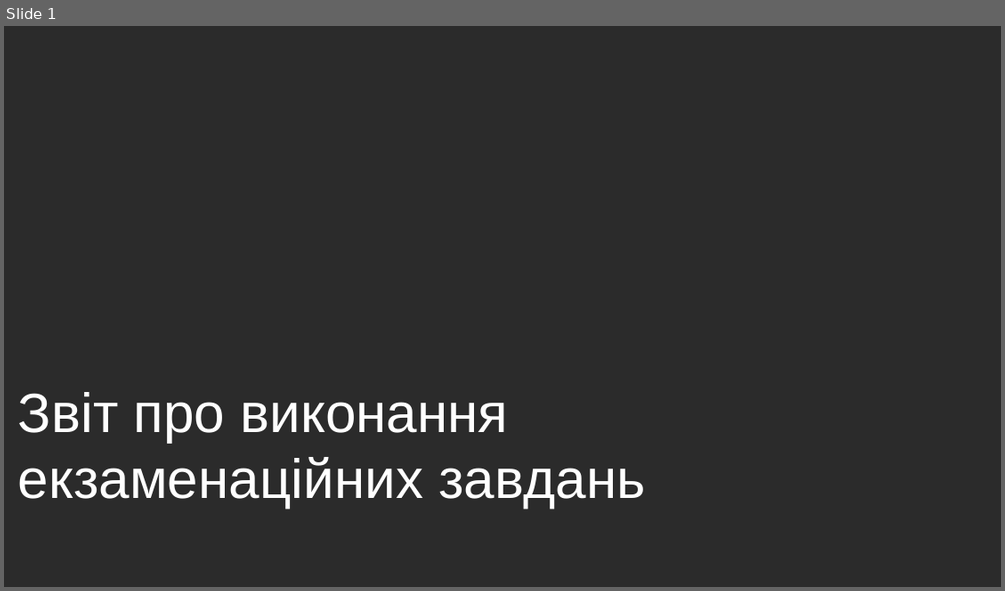
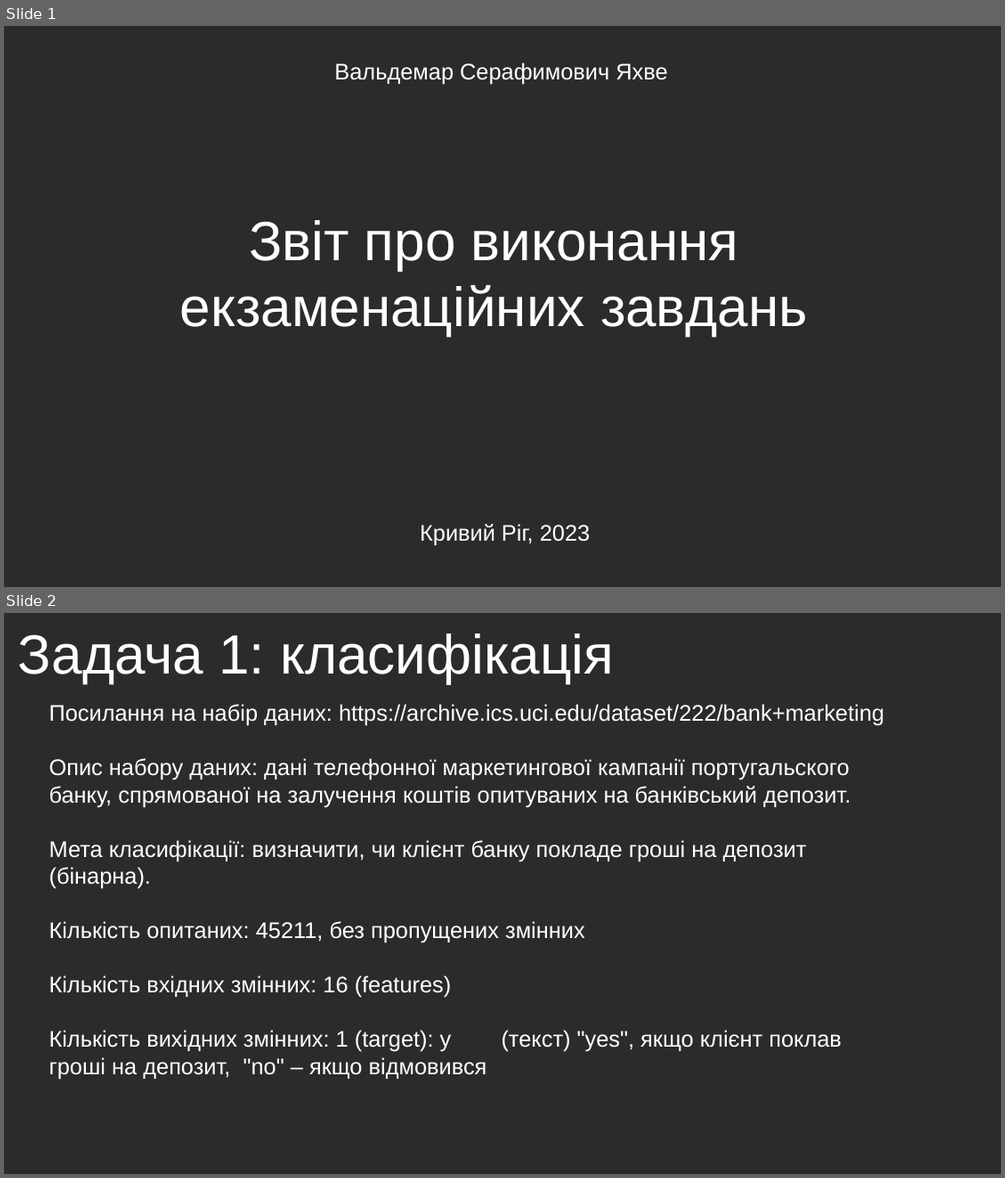
Before and after one commit to semerikov2024/i20, a slide deck: Bank Marketing/presentation.odp. Shown one above the other, each under a label of ours: slide 1 before the commit, slides 1 and 2 after it. The pictures are 1005x591 and 1005x1178 pixels, drawn with LibreOffice and Linux fonts; fonts in the diff are those of the drawing; background and template pictures are left out; a plain dark background stands for a picture behind light text. Boxes give left, top, right and bottom in pixels: in the first picture for what was removed or moved away, otherwise in the second. Text is boxed around its words. In the diff, an @@ line names an element or a change of style, - is before the commit and + after.

```diff
--- a/Bank Marketing/presentation.odp
+++ b/Bank Marketing/presentation.odp
@@ slide 2 added at <box>4,613,1001,1174</box>, background picture (left out) @@
@@ title added at <box>18,633,614,684</box>, 44 pt, text #FFFFFF @@
+Задача 1: класифікація
@@ text added at <box>49,704,884,1052</box>, 18 pt, text #FFFFFF @@
+Посилання на набір даних: https://archive.ics.uci.edu/dataset/222/bank+marketing
+Опис набору даних: дані телефонної маркетингової кампанії португальского банку, спрямованої на залучення коштів опитуваних на банківський депозит.
+Мета класифікації: визначити, чи клієнт банку покладе гроші на депозит (бінарна).
+Кількість опитаних: 45211, без пропущених змінних
+Кількість вхідних змінних: 16 (features)
+Кількість вихідних змінних: 1 (target): y (текст) "yes", якщо клієнт поклав гроші на депозит, "no" – якщо відмовився
@@ slide 1 changed as well @@
@@ text added at <box>334,62,667,85</box>, 18 pt, text #FFFFFF @@
+Вальдемар Серафимович Яхве
@@ title "Звіт про виконання екзаменаційних завдань": place and size @@
-title "Звіт про виконання екзаменаційних завдань" at <box>18,392,646,507</box>
+title "Звіт про виконання екзаменаційних завдань" at <box>180,220,808,337</box>
@@ title "Звіт про виконання екзаменаційних завдань" at <box>180,220,808,337</box>: alignment left to centre @@
@@ text added at <box>420,524,590,546</box>, 18 pt, text #FFFFFF @@
+Кривий Ріг, 2023
```
Also in this commit, not shown: 7 other slides added, 1 slide removed, 6 other files.
